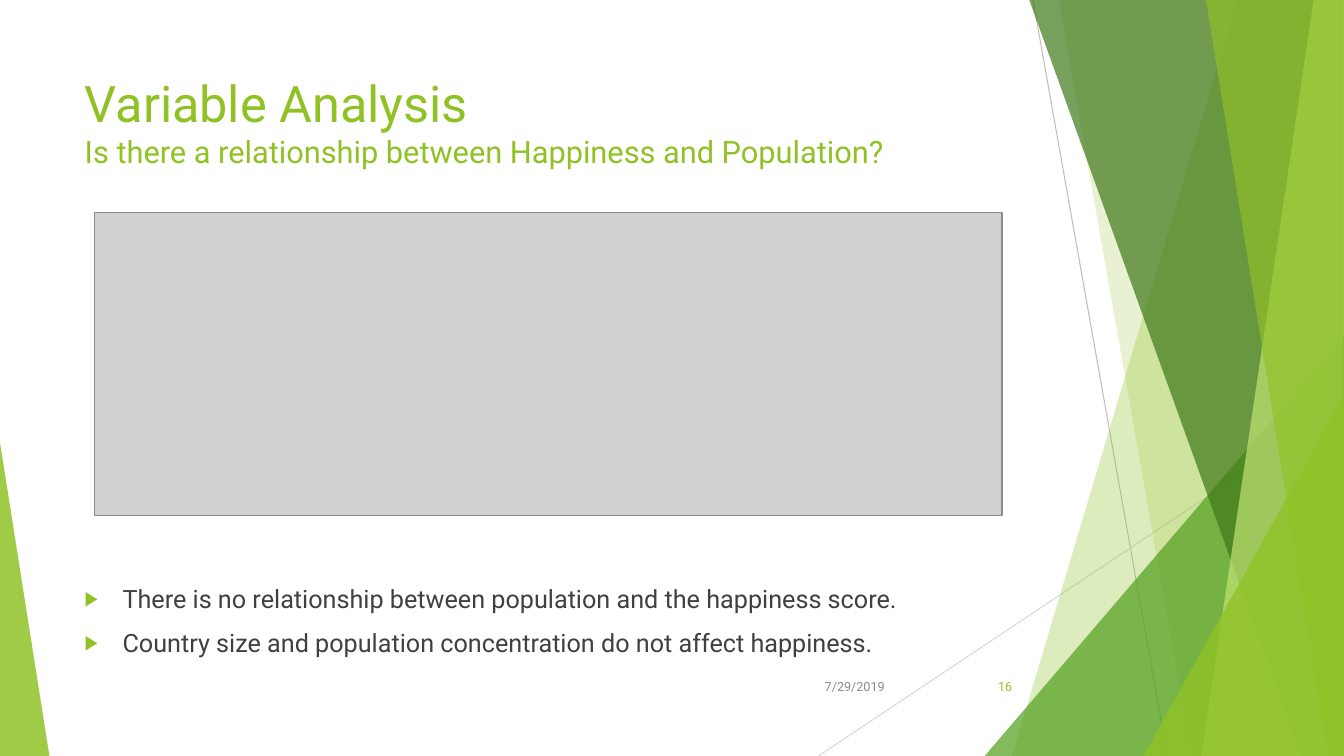
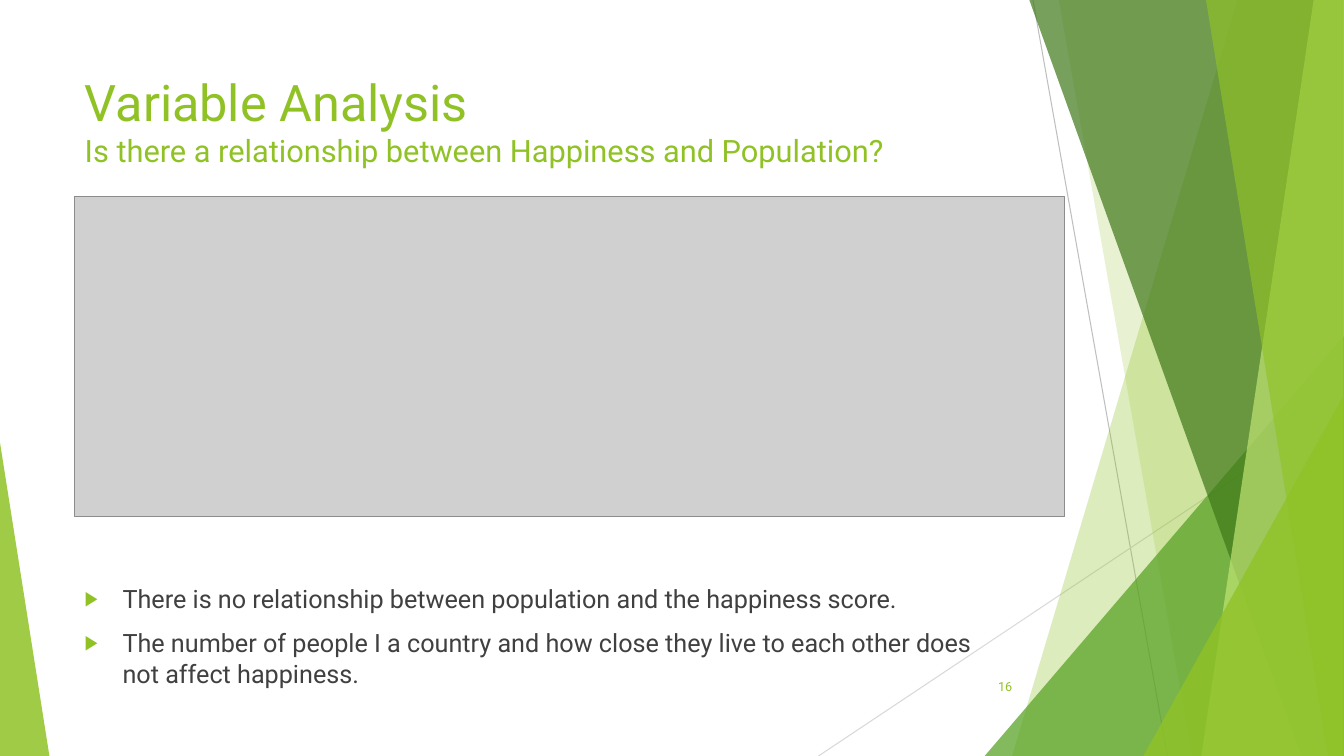
Before and after one commit to Kika000/Project-1, a slide deck: slide 16 of What Makes the World Happy.pptx. Drawn at 1344x756 pixels with LibreOffice and Linux fonts; fonts in the diff are those of the drawing; grey boxes stand for pictures. Boxes give left, top, right and bottom in pixels: in the first picture for what was removed or moved away, otherwise in the second. Text is boxed around its words. In the diff, an @@ line names an element or a change of style, - is before the commit and + after.

```diff
--- a/What Makes the World Happy.pptx
+++ b/What Makes the World Happy.pptx
@@ picture: place and size @@
-picture at (95,213,1002,515)
+picture at (75,197,1065,516)
@@ text at (123,633,971,688): text changed @@
-▶ Country size and population concentration do not affect happiness.
+▶ The number of people I a country and how close they live to each other does not affect happiness.
@@ text removed at (825,682,885,692) @@
-7/29/2019
```
Also in this commit, not shown: 25 other slides changed, 11 other files.
